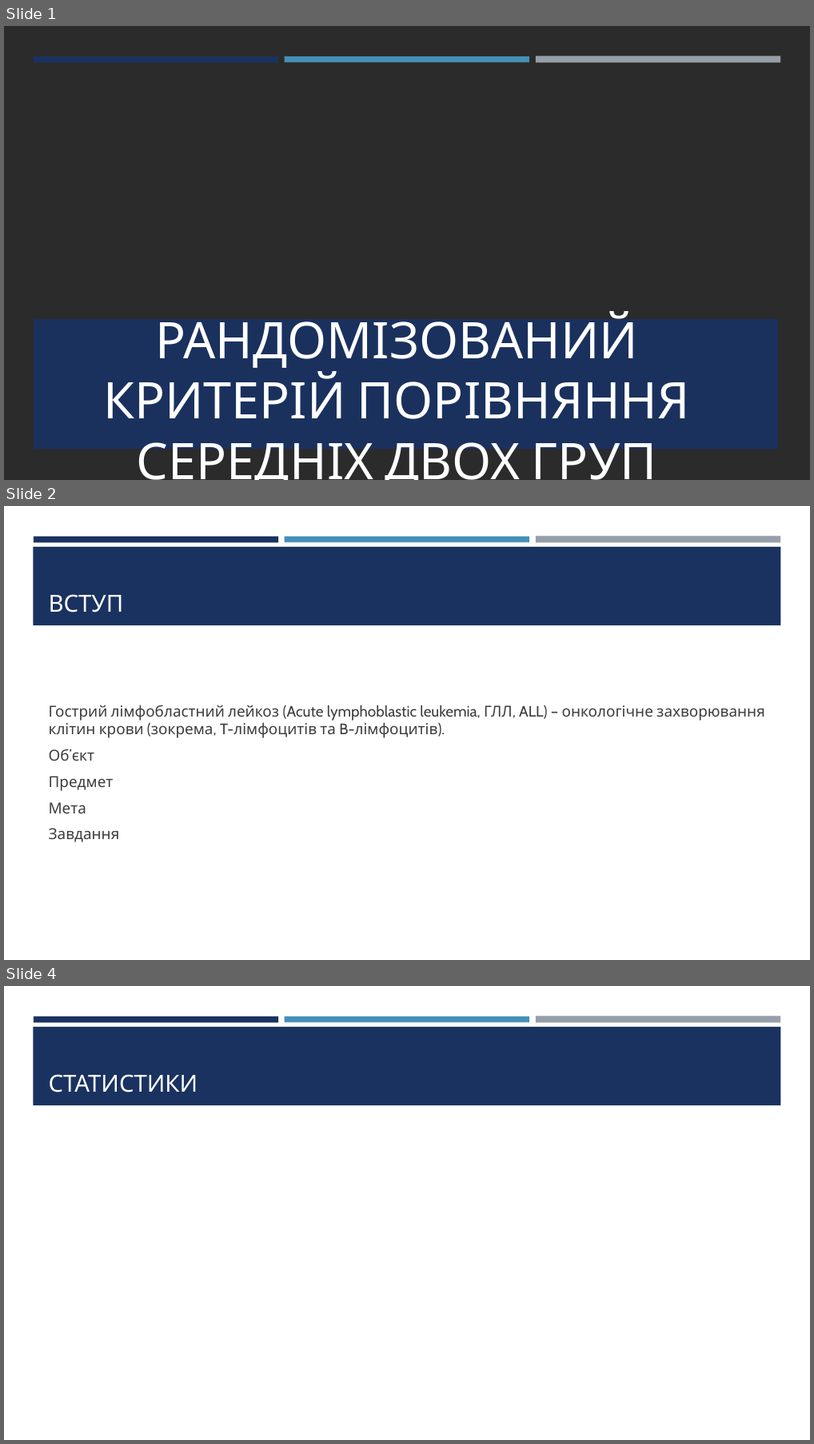
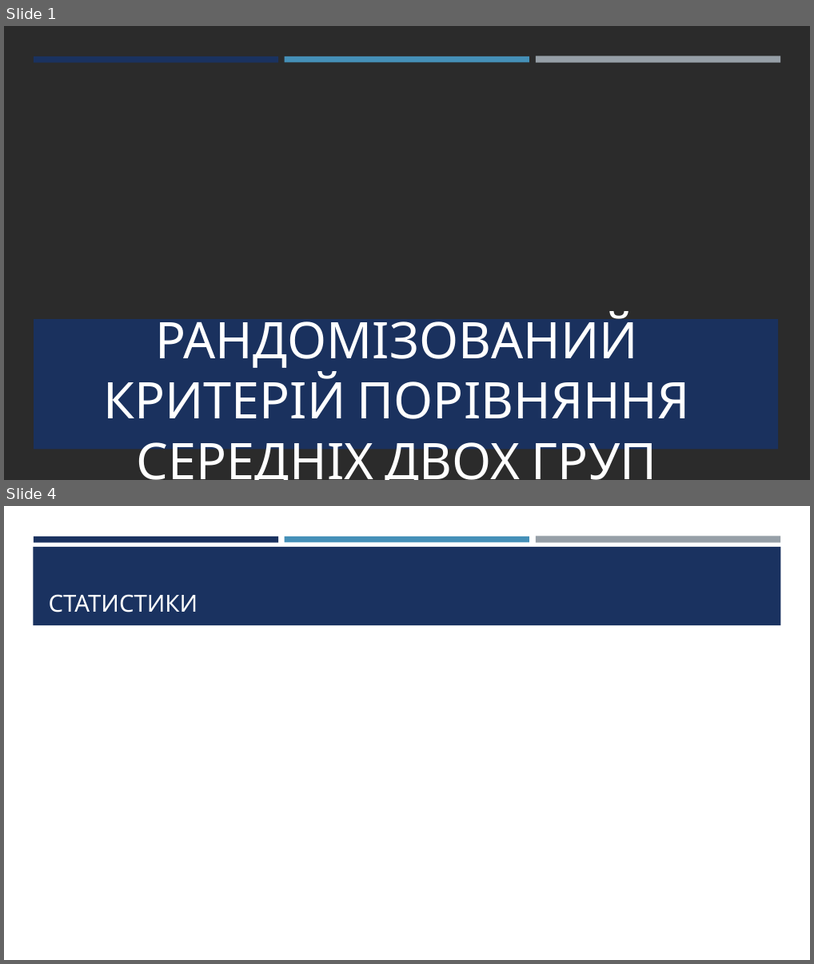
Before and after one commit to Romchyk-S/Course_work_112, a slide deck: Презентація.pptx. Shown one above the other, each under a label of ours: slides 1, 2 and 4 before the commit, slides 1 and 4 after it; the slides between them are not shown. The pictures are 814x1444 and 814x964 pixels, drawn with LibreOffice and Linux fonts; fonts in the diff are those of the drawing; grey boxes stand for pictures; background and template pictures are left out; a plain dark background stands for a picture behind light text. Boxes give left, top, right and bottom in pixels: in the first picture for what was removed or moved away, otherwise in the second. Text is boxed around its words. In the diff, an @@ line names an element or a change of style, - is before the commit and + after.

Commit message:
Added things to the text and presentation.

```diff
--- a/Презентація.pptx
+++ b/Презентація.pptx
@@ slide 2 removed at (4,506,810,960), background #FFFFFF; not listed: 4 template elements that a slide beside it also shows @@
@@ title removed at (49,594,124,612) @@
-ВСТУП
@@ text removed at (49,704,766,842) @@
-Гострий лімфобластний лейкоз (Acute lymphoblastic leukemia, ГЛЛ, ALL) – онкологічне захворювання клітин крови (зокрема, T-лімфоцитів та B-лімфоцитів).
-Об’єкт
-Предмет
-Мета
-Завдання
```
Also in this commit, not shown: 1 slide changed, 2 slides added, 2 other slides removed, 2 other files.
